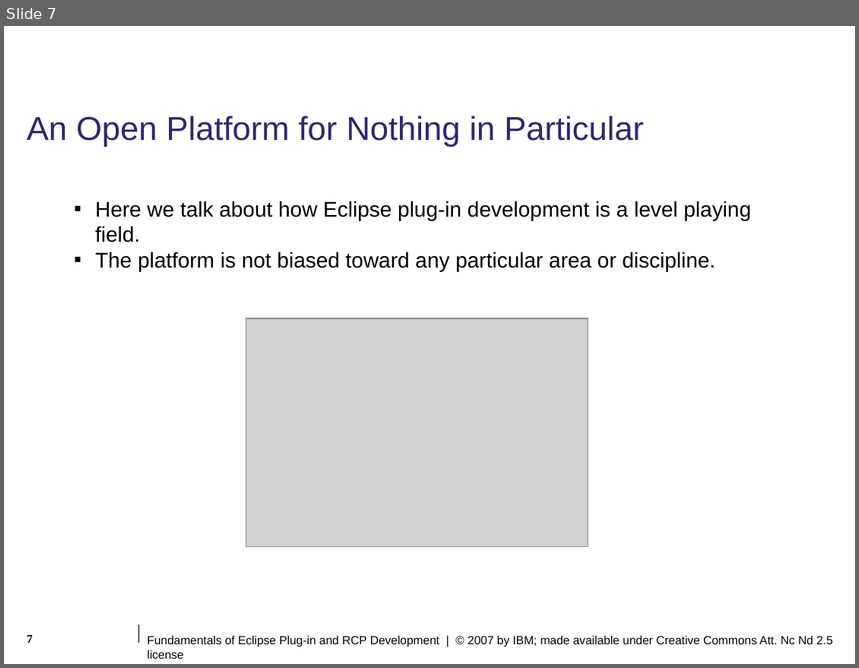
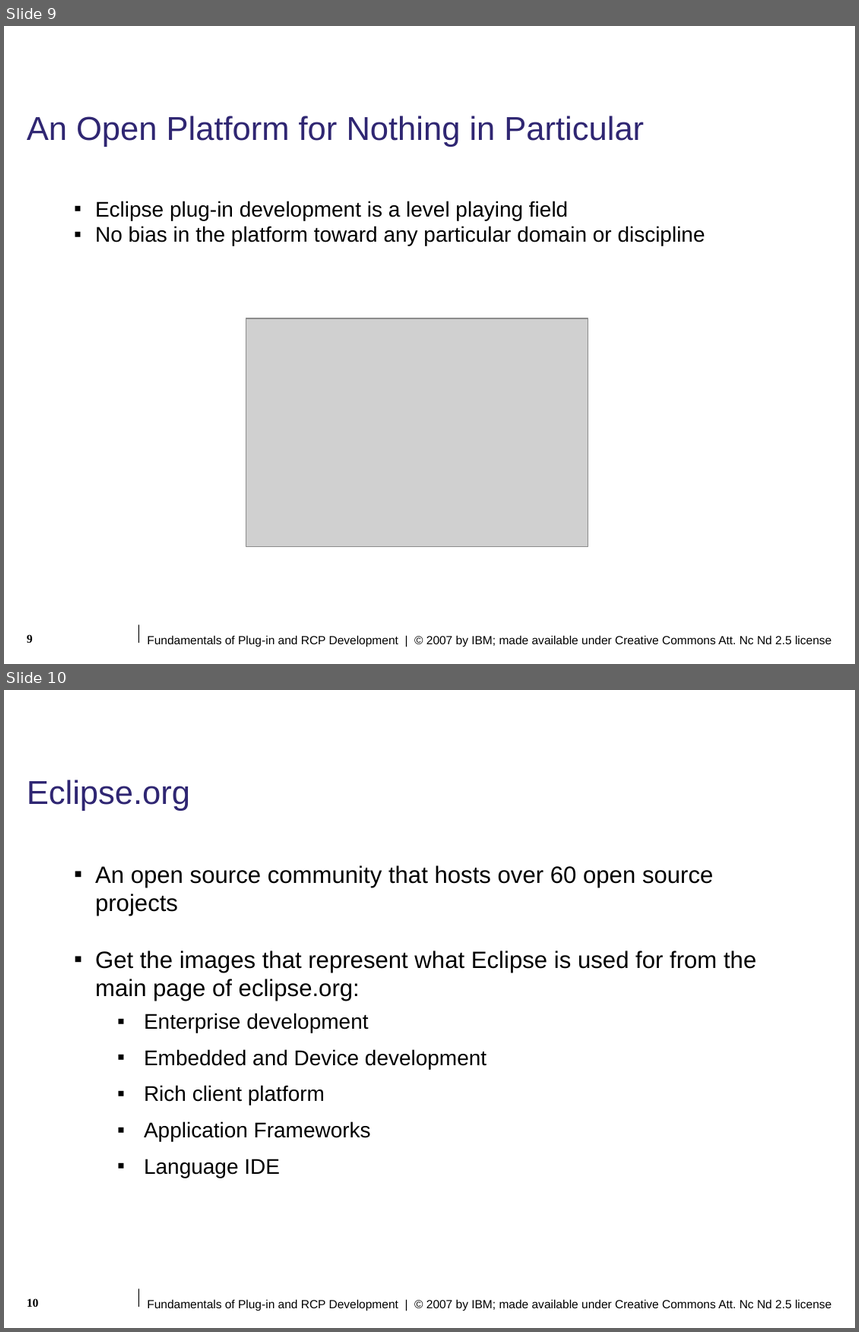
Before and after one commit to lukangping/eclipse.pde.incubator, a slide deck: presentations/eclipse-con/2007/slides/Fundamentals_of_Plugin_and_RCP_Development.ppt. Shown one above the other, each under a label of ours: slide 7 before the commit, slides 9 and 10 after it. The pictures are 859x668 and 859x1332 pixels, drawn with LibreOffice and Linux fonts; fonts in the diff are those of the drawing; grey boxes stand for pictures; background and template pictures are left out. Boxes give left, top, right and bottom in pixels: in the first picture for what was removed or moved away, otherwise in the second. Text is boxed around its words. In the diff, an @@ line names an element or a change of style, - is before the commit and + after.

```diff
--- a/presentations/eclipse-con/2007/slides/Fundamentals_of_Plugin_and_RCP_Development.ppt
+++ b/presentations/eclipse-con/2007/slides/Fundamentals_of_Plugin_and_RCP_Development.ppt
@@ slide 10 added at bbox=[4, 690, 855, 1328], background #FFFFFF; not listed: 2 template elements that a slide beside it also shows @@
@@ title added at bbox=[27, 780, 190, 811], 28 pt, text #2F2672 @@
+Eclipse.org
@@ text added at bbox=[95, 866, 756, 1178], 20 pt, text #000000 @@
+▪ An open source community that hosts over 60 open source projects
+▪ Get the images that represent what Eclipse is used for from the main page of eclipse.org:
+  ▪ Enterprise development
+  ▪ Embedded and Device development
+  ▪ Rich client platform
+  ▪ Application Frameworks
+  ▪ Language IDE
@@ page number added at bbox=[27, 1299, 39, 1307], 10 pt, text #000000, bold @@
+10
@@ what was slide 7 is now slide 9 @@
@@ slide 9 changed as well @@
@@ text at bbox=[95, 201, 705, 246]: text changed @@
-▪ Here we talk about how Eclipse plug-in development is a level playing field.
-▪ The platform is not biased toward any particular area or discipline.
+▪ Eclipse plug-in development is a level playing field
+▪ No bias in the platform toward any particular domain or discipline
@@ page number at bbox=[27, 635, 33, 643]: text changed @@
-7
+9
@@ text at bbox=[147, 636, 832, 647]: text changed @@
-Fundamentals of Eclipse Plug-in and RCP Development | © 2007 by IBM; made available under Creative Commons Att. Nc Nd 2.5 license
+Fundamentals of Plug-in and RCP Development | © 2007 by IBM; made available under Creative Commons Att. Nc Nd 2.5 license
```
Also in this commit, not shown: 6 other slides changed, 10 other slides added.
